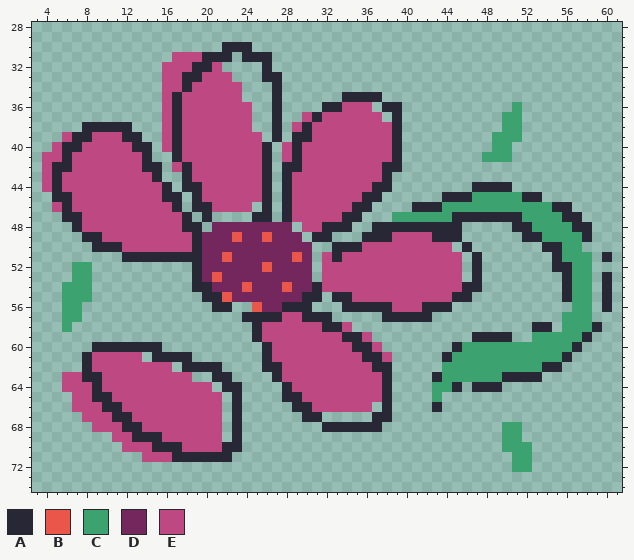
Two states of a sprite sheet, Assets/Sprites/flor_dead.png. Above, as it was before the edit.
The file is 64x80 pixels. Shown: x 3..61, y 28..74.
Palette (. is transparent): A #272736  B #eb564b  C #3ca370  D #73275c  E #bd4882
Pixels before, first column x 4:
30 ..................AAA....................................
31 .............EEEAAA.AAA..................................
32 ............EEEAAE....A..................................
33 ............EEAAEEE...AA.................................
34 ............EEAEEEEE...A.................................
35 ............EAEEEEEE...A......AAAA.......................
36 ............EAEEEEEEE..A....AAEEE.AA...........C.........
37 ............EAEEEEEEE..A..EAEEEEEE.A..........CC.........
38 ....AAAAA...EAEEEEEEE..A.EAEEEEEEEEA..........CC.........
39 ..EAAEEEAA..EAEEEEEEEE.A.AAEEEEEEEEA.........CCC.........
40 .EAAEEEEEAA.EAEEEEEEEEA.EAEEEEEEEEEA.........CC..........
41 EEAEEEEEEEA..AEEEEEEEEA.EAEEEEEEEEEA........CCC..........
42 EAAEEEEEEEAA.EAEEEEEEEA.AAEEEEEEEEAA.....................
43 EAEEEEEEEEEA..AEEEEEEEA.AEEEEEEEEEA......................
44 EAEEEEEEEEEEA.AAEEEEEEA.AEEEEEEEEAA........AAAA..........
45 .AAEEEEEEEEEAA.AEEEEEEA.AEEEEEEEAA......AAACCCCCAA.......
46 .EAEEEEEEEEEEA.AAEEEE.A.AEEEEEEAA....AAACCCCCCCCCCCAA....
47 ..AAEEEEEEEEEEA.A....AA.AEEEEEAA...CCCCCCAAAAAAACCCCAA...
48 ...AEEEEEEEEEEAA.DDDDDDDD.EEAAA..AAAAAAAAA.....AACCCCAA..
49 ....AAEEEEEEEEEADDDBDDBDDD.AA...AAAEEEEAAA......AACCCCA..
50 .....AAAEEEEEEEADDDDDDDDDDD..AAAEEEEEEEEE.A.......AACC...
51 ........AAAAAAAADDBDDDDDDBD.EAEEEEEEEEEEEE.A.......ACCC.A
52 ...CC..........ADDDDDDBDDDD.EEEEEEEEEEEEEE.A.......AACC..
53 ...CC..........ADBDDDDDDDDD.EEEEEEEEEEEEEE.A........ACC.A
54 ..CCC..........AADDDBDDDBDDAEEEEEEEEEEEEEEAA........ACC.A
55 ..CCC...........AABDDDDDDDAA.AAEEEEEEEEEEAA.........ACC.A
56 ..CC.............AA..BDDAAA...AAAAAEEEAAA............CC.A
57 ..CC................AAAAEEAAA.....AAAAA.............CCC..
58 ..C..................AEEEEEEAAE..................AA.CCCA.
59 .....................AEEEEEEEEAAE..........AAAA..CCCCCA..
60 .....AAAAAAA..........AEEEEEEEEAAE.......ACCCCCCCCCCCA...
61 ....AEEEEE.AAAA.......AEEEEEEEEEAAE.....ACCCCCCCCCCCA....
62 ....AEEEEEEEE.AAAA....AAEEEEEEEEEAA.....CCCCCCCCCCAA.....
63 ..EEAAEEEEEEEEE..AA....AEEEEEEEEEEA....ACCCCCCAAAA.......
64 ..EEEAEEEEEEEEEEE.AA....AEEEEEEEEEA....CCA.AAA...........
65 ...EEAAEEEEEEEEEEE.A....AAEEEEEEEEA....C.................
66 ...EEEAAEEEEEEEEEE.A.....AAEEEEEE.A....A.................
67 ....EEEAAEEEEEEEEE.A......AA.....AA......................
68 .....EEEAAEEEEEEEE.A........AAAAAA............CC.........
69 .......EEAAAEEEEEE.A..........................CC.........
70 ........EEEAAAEEEEAA..........................CCC........
71 ..........EEEAAAAAA............................CC........
72 ...............................................CC........
Now the later version:
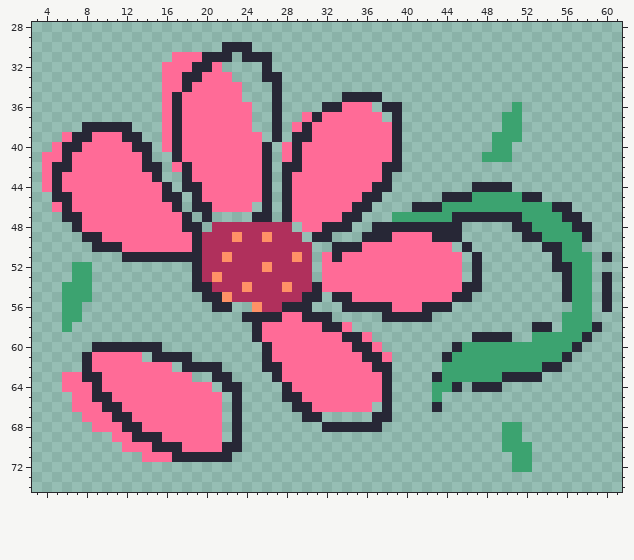
From old to new:
Colour B changes from #eb564b to #ff9166.
Colour D changes from #73275c to #b0305c.
Colour E changes from #bd4882 to #ff6b97.
Changed places in both pictures, as pixel boxes (x1, y1, x2, y2):
changed: (42, 52, 462, 462)
